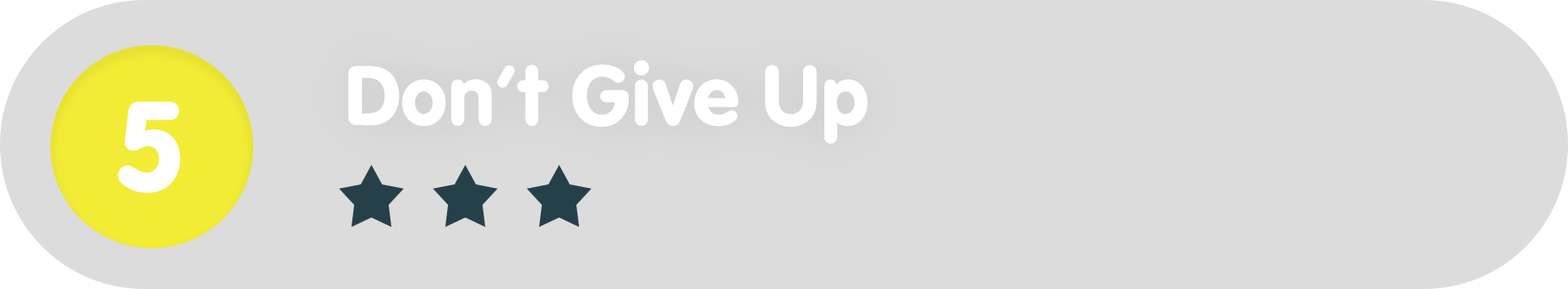
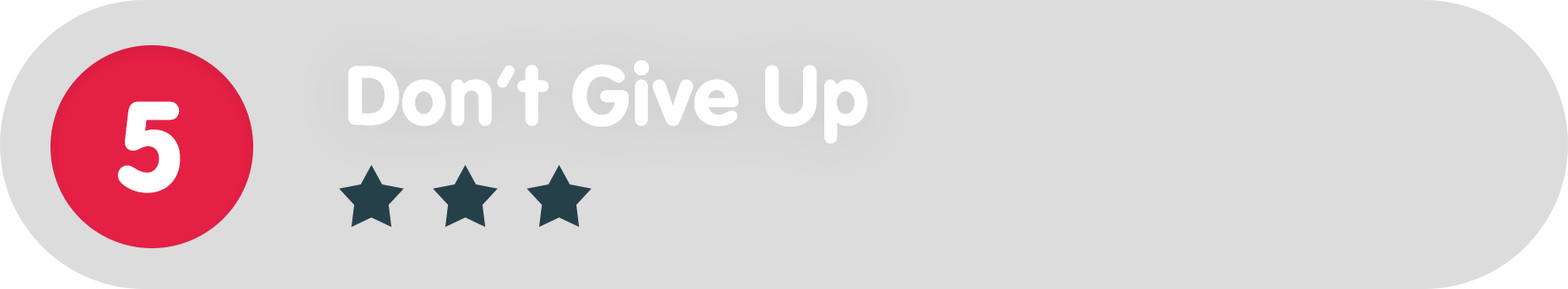
The second w=1568, h=289 image is a revision of the first. Changes to its layers:
painted on "Ellipse_green" over box(50, 45, 254, 248)
